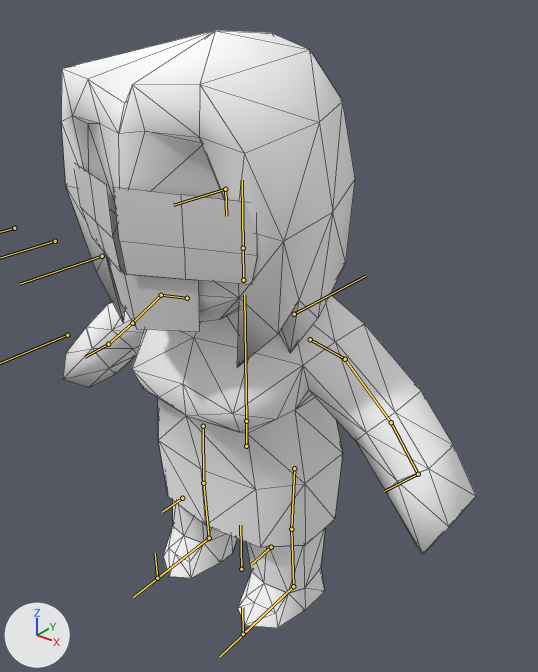
What one commit did to the Blender file blend/avatar/w_char.blend.
Camera for both pictures: a 50 mm lens placed at (1.206, -1.368, 1.71), pointed at (0.067, 0.057, 0.827). The axes (+X, +Y, +Z) are drawn at lower left. The lights are the same throughout. The bones that bend it are drawn over the model as lines. Mesh edges are drawn as thin lines.

The first picture shows 'avatar_left_eye', 'avatar_mouth', 'avatar_right_eye', 'f_body_30_nun', 'f_head_04'.
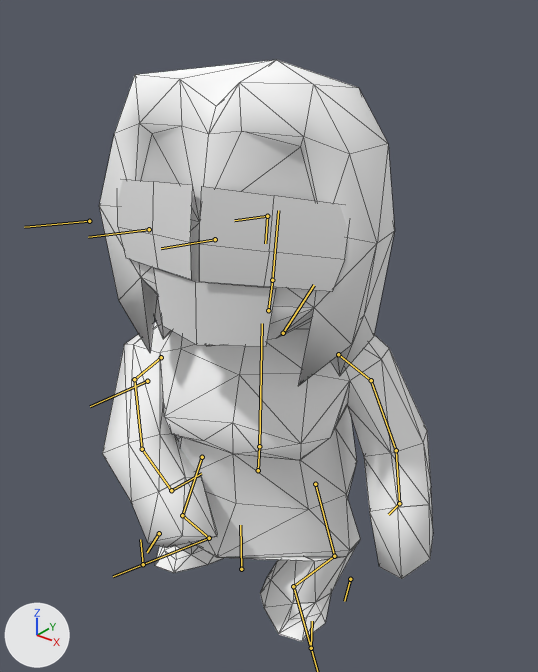
The newer file adds an action. The first version stands in its rest pose; the second is drawn at frame 91 of the action 'dance02'.

ob_f_face is not drawn itself; it is the parent of ob_avatar_left_eye, ob_avatar_right_eye, ob_avatar_mouth.

What differs and where, as boxes (x1, y1, x2, y2) in the pictures (538 x 672 px):
'f_body_30_nun', posed (20% narrower)
    before: (63, 294, 476, 628)
    after: (102, 321, 433, 642)
'f_head_04', posed
    before: (61, 30, 355, 367)
    after: (99, 60, 395, 386)
'avatar_left_eye', posed (8% taller)
    before: (113, 187, 257, 285)
    after: (199, 186, 348, 292)
'avatar_mouth', posed (31% wider)
    before: (107, 256, 200, 332)
    after: (154, 268, 276, 346)
'avatar_right_eye', posed (65% wider, 6% shorter)
    before: (76, 164, 121, 272)
    after: (118, 179, 193, 280)
bone 'Pelvis', root to tip
    before: (246, 446) to (246, 421)
    after: (258, 470) to (259, 446)
bone 'Spine', root to tip
    before: (246, 421) to (244, 295)
    after: (259, 446) to (262, 323)
bone 'Clavicle.L', root to tip
    before: (310, 339) to (345, 359)
    after: (338, 354) to (371, 380)
bone 'Forearm.L', root to tip
    before: (391, 422) to (418, 474)
    after: (396, 450) to (399, 503)
bone 'Hand.L', root to tip
    before: (418, 474) to (384, 491)
    after: (399, 503) to (388, 514)
bone 'Clavicle.R', root to tip
    before: (187, 298) to (161, 295)
    after: (161, 357) to (134, 379)
bone 'UpperArm.R', root to tip
    before: (161, 295) to (132, 323)
    after: (134, 379) to (142, 449)
bone 'Forearm.R', root to tip
    before: (132, 323) to (108, 344)
    after: (142, 449) to (171, 490)
bone 'Hand.R', root to tip
    before: (108, 344) to (85, 357)
    after: (171, 490) to (201, 473)
bone 'Neck', root to tip
    before: (243, 280) to (243, 248)
    after: (268, 310) to (272, 280)
bone 'Head', root to tip
    before: (243, 248) to (242, 180)
    after: (272, 280) to (278, 210)
bone 'ThighM.L', root to tip
    before: (271, 547) to (251, 564)
    after: (350, 579) to (344, 601)
bone 'ThighM.R', root to tip
    before: (182, 498) to (162, 512)
    after: (159, 533) to (147, 552)
bone 'CalfIK.R', root to tip
    before: (209, 538) to (133, 597)
    after: (209, 538) to (113, 576)

Edits to the bpy script that builds the scene:
```text
Change bone_pelvis:
    where bone_pelvis = bpy.data.objects['Armature'].pose.bones['Pelvis']  # child of 'Bone'
    bone_pelvis.location: (0.0, 0.0, 0.0) -> (0.043, -0.067, 0.001)
    bone_pelvis.rotation_quaternion: (1.0, 0.0, 0.0, 0.0) -> (0.979, -0.006, 0.191, -0.033)  # degrees (0, 0, 0) -> degrees (-2, 22, -4)
Change bone_spine:
    where bone_spine = bpy.data.objects['Armature'].pose.bones['Spine']  # child of 'Pelvis'
    bone_spine.rotation_quaternion: (1.0, 0.0, 0.0, 0.0) -> (1.0, 0.003, 0.0, 0.022)  # degrees (0, 0, 0) -> degrees (0, 0, 2)
Change bone_clavicle_l:
    where bone_clavicle_l = bpy.data.objects['Armature'].pose.bones['Clavicle.L']  # child of 'Spine'
    bone_clavicle_l.location: (0.0, 0.0, 0.0) -> (0.008, -0.008, 0.0)
    bone_clavicle_l.rotation_quaternion: (1.0, 0.0, 0.0, 0.0) -> (0.972, -0.082, -0.149, 0.159)  # degrees (0, 0, 0) -> degrees (-12, -15, 20)
Change bone_forearm_l:
    where bone_forearm_l = bpy.data.objects['Armature'].pose.bones['Forearm.L']  # child of 'UpperArm.L'
    bone_forearm_l.rotation_quaternion: (1.0, 0.0, 0.0, 0.0) -> (0.989, 0.04, -0.053, 0.123)  # degrees (0, 0, 0) -> degrees (4, -7, 14)
Change bone_hand_l:
    where bone_hand_l = bpy.data.objects['Armature'].pose.bones['Hand.L']  # child of 'Forearm.L'
    bone_hand_l.rotation_quaternion: (1.0, 0.0, 0.0, 0.0) -> (0.998, 0.023, 0.058, -0.017)  # degrees (0, 0, 0) -> degrees (3, 7, -2)
Change bone_clavicle_r:
    where bone_clavicle_r = bpy.data.objects['Armature'].pose.bones['Clavicle.R']  # child of 'Spine'
    bone_clavicle_r.location: (0.0, 0.0, 0.0) -> (0.071, 0.093, -0.007)
    bone_clavicle_r.rotation_quaternion: (1.0, 0.0, 0.0, 0.0) -> (0.817, -0.548, 0.088, -0.158)  # degrees (0, 0, 0) -> degrees (-67, -2, -21)
Change bone_upperarm_r:
    where bone_upperarm_r = bpy.data.objects['Armature'].pose.bones['UpperArm.R']  # child of 'Clavicle.R'
    bone_upperarm_r.rotation_quaternion: (1.0, 0.0, 0.0, 0.0) -> (0.981, -0.085, -0.01, -0.177)  # degrees (0, 0, 0) -> degrees (-9, -3, -20)
Change bone_forearm_r:
    where bone_forearm_r = bpy.data.objects['Armature'].pose.bones['Forearm.R']  # child of 'UpperArm.R'
    bone_forearm_r.rotation_quaternion: (1.0, 0.0, 0.0, 0.0) -> (0.981, -0.077, 0.024, -0.179)  # degrees (0, 0, 0) -> degrees (-9, 1, -21)
Change bone_hand_r:
    where bone_hand_r = bpy.data.objects['Armature'].pose.bones['Hand.R']  # child of 'Forearm.R'
    bone_hand_r.rotation_quaternion: (1.0, 0.0, 0.0, 0.0) -> (0.984, -0.054, -0.158, -0.06)  # degrees (0, 0, 0) -> degrees (-5, -19, -6)
Change bone_neck:
    where bone_neck = bpy.data.objects['Armature'].pose.bones['Neck']  # child of 'Spine'
    bone_neck.location: (0.0, 0.0, 0.0) -> (0.018, -0.003, 0.0)
    bone_neck.rotation_quaternion: (1.0, 0.0, 0.0, 0.0) -> (0.999, 0.003, 0.0, -0.048)  # degrees (0, 0, 0) -> degrees (0, 0, -6)
Change bone_head:
    where bone_head = bpy.data.objects['Armature'].pose.bones['Head']  # child of 'Neck'
    bone_head.rotation_quaternion: (1.0, 0.0, 0.0, 0.0) -> (0.989, -0.108, -0.08, 0.057)  # degrees (0, 0, 0) -> degrees (-13, -8, 7)
Change bone_thighm_l:
    where bone_thighm_l = bpy.data.objects['Armature'].pose.bones['ThighM.L']  # child of 'Pelvis'
    bone_thighm_l.location: (0.0, 0.0, 0.0) -> (0.01, 0.019, 0.152)
Change bone_thighm_r:
    where bone_thighm_r = bpy.data.objects['Armature'].pose.bones['ThighM.R']  # child of 'Pelvis'
    bone_thighm_r.location: (0.0, 0.0, 0.0) -> (-0.008, 0.02, -0.085)
Change bone_calfik_r:
    where bone_calfik_r = bpy.data.objects['Armature'].pose.bones['CalfIK.R']  # child of 'Bone'
    bone_calfik_r.rotation_quaternion: (1.0, 0.0, 0.0, 0.0) -> (0.986, -0.169, 0.0, 0.0)  # degrees (0, 0, 0) -> degrees (-19, 0, 0)
Change bone_calfik_l:
    where bone_calfik_l = bpy.data.objects['Armature'].pose.bones['CalfIK.L']  # child of 'Bone'
    bone_calfik_l.rotation_quaternion: (1.0, 0.0, 0.0, 0.0) -> (0.91, 0.414, 0.0, 0.0)  # degrees (0, 0, 0) -> degrees (49, 0, 0)
```
